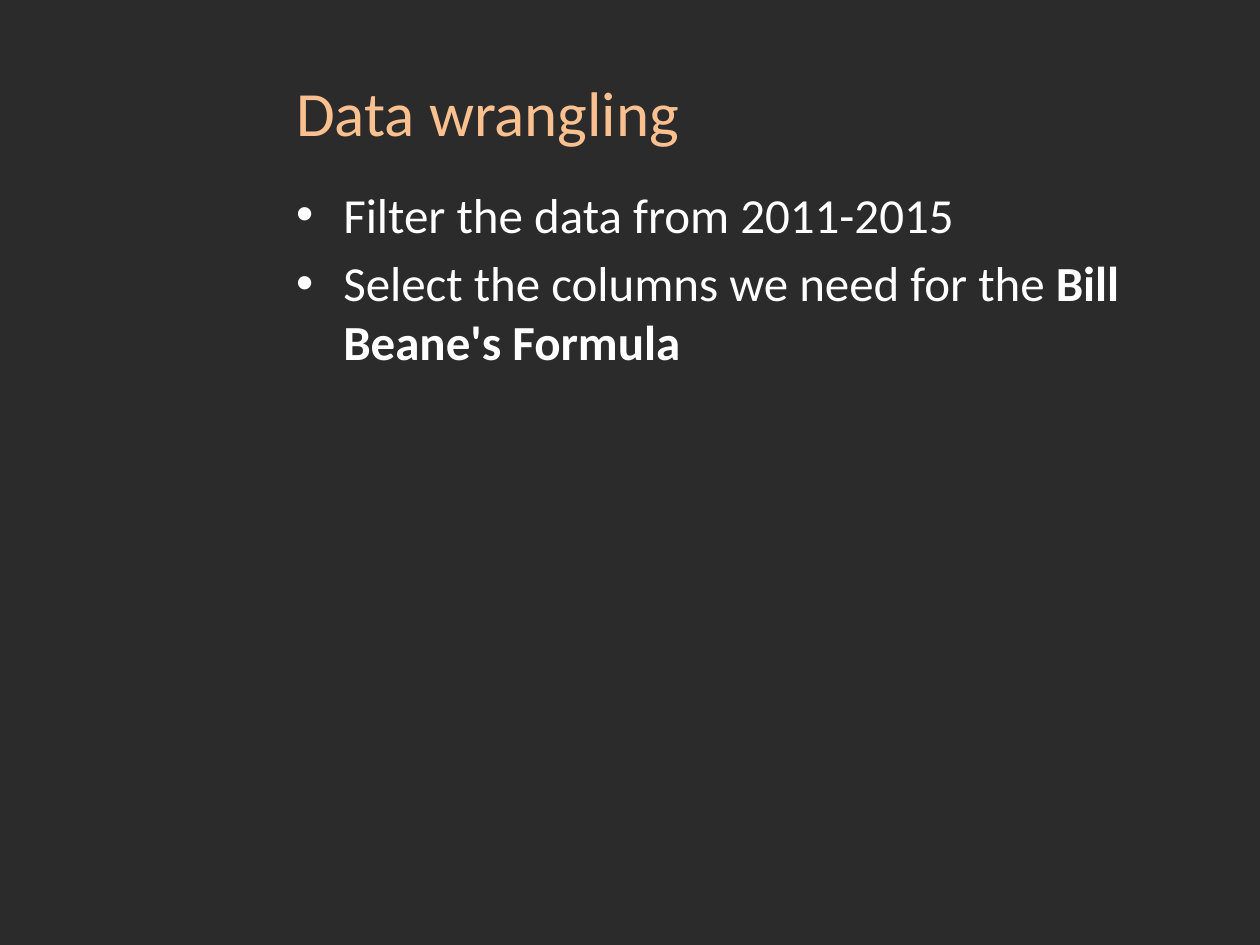
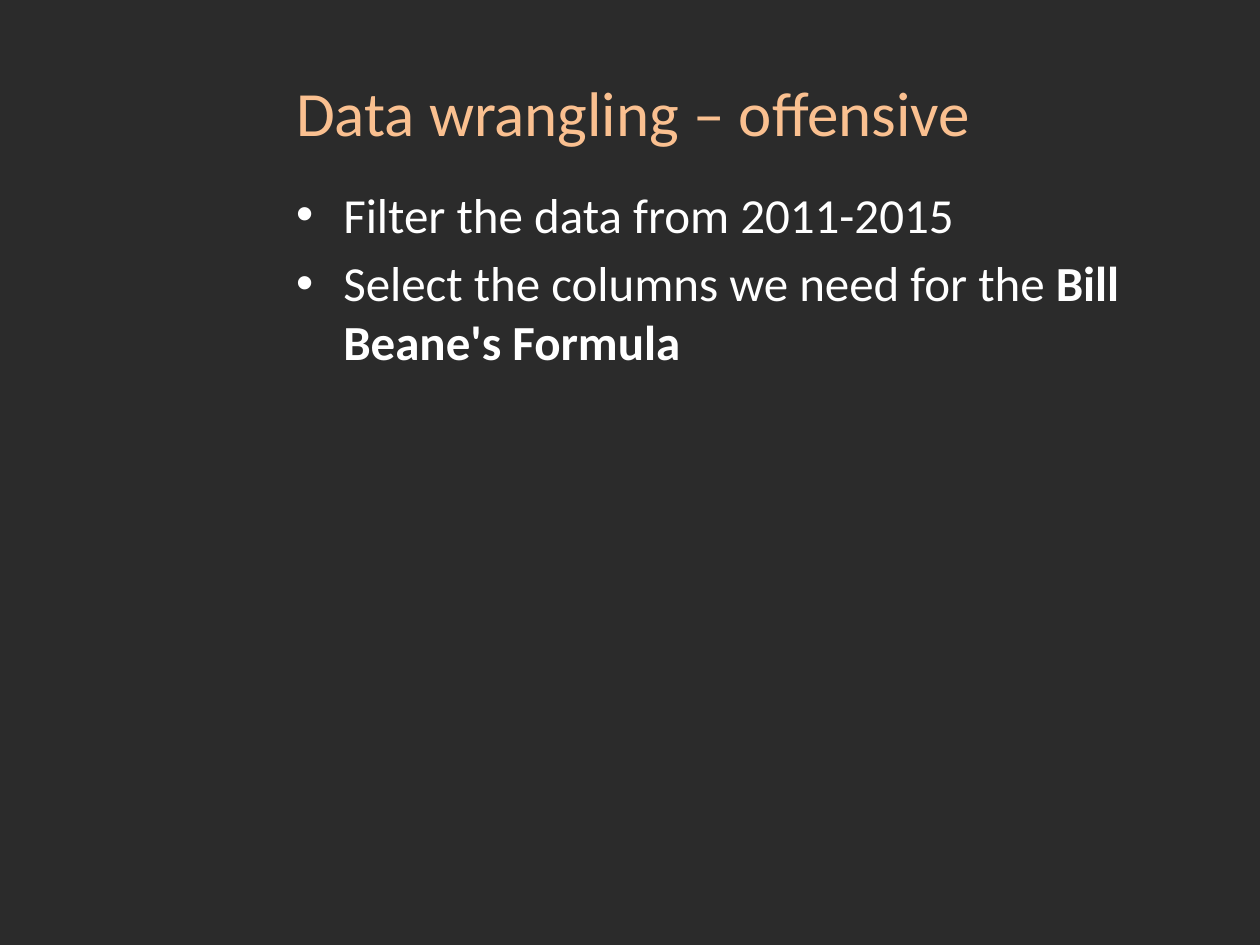
Before and after one commit to JeffWang0501/VALabProject2016, a slide deck: slide 7 of VA_Project_Proposal.pptx. Drawn at 1260x945 pixels with LibreOffice and Linux fonts; fonts in the diff are those of the drawing; background and template pictures are left out; a plain dark background stands for a picture behind light text. Boxes give left, top, right and bottom in pixels: in the first picture for what was removed or moved away, otherwise in the second. Text is boxed around its words. In the diff, an @@ line names an element or a change of style, - is before the commit and + after.

```diff
--- a/VA_Project_Proposal.pptx
+++ b/VA_Project_Proposal.pptx
@@ title at <box>296,92,970,147</box>: text changed @@
-Data wrangling
+Data wrangling – offensive
```
Also in this commit, not shown: 9 other slides changed, 1 slide added.
